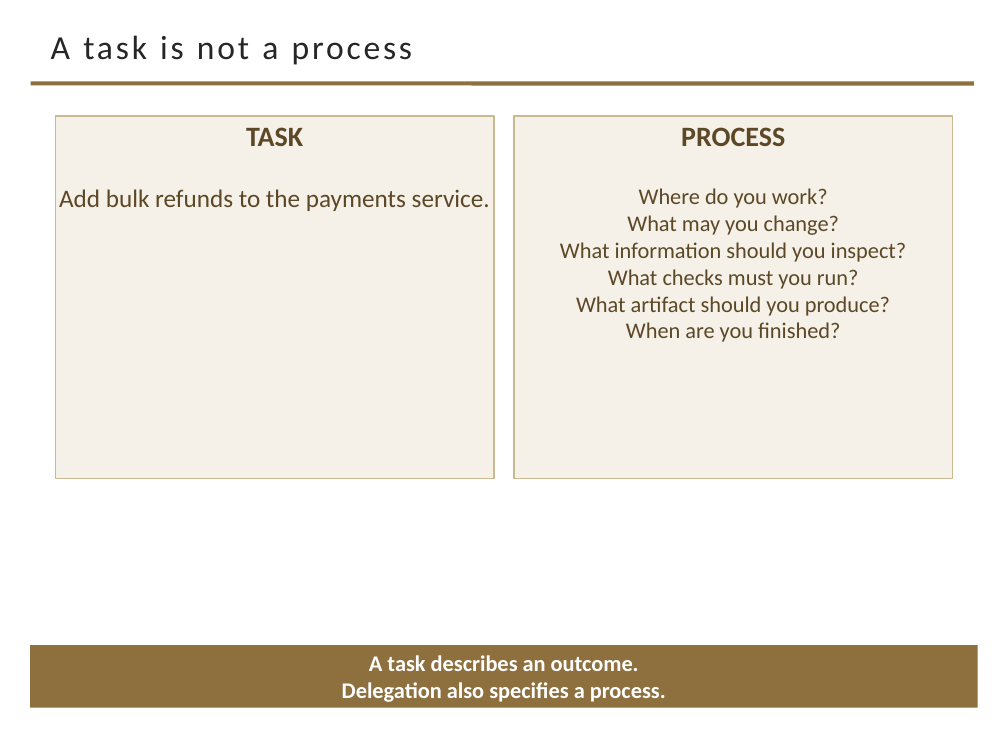
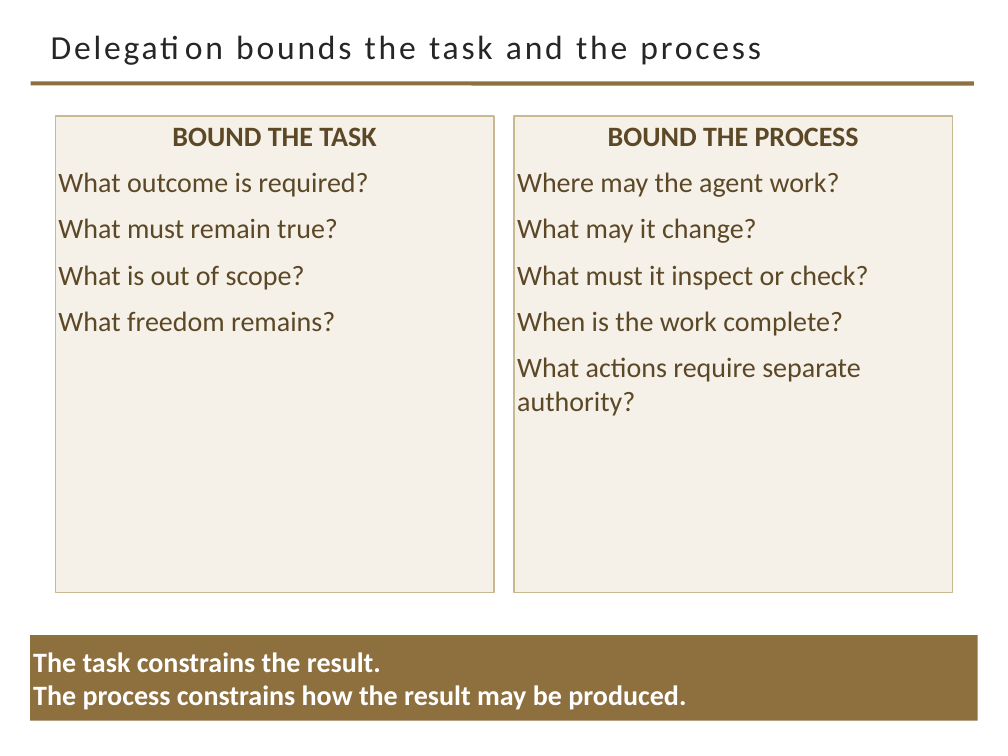
Before and after one commit to davisjam/model-based-agentic-software-engineering, a slide deck: slide 7 of course/lectures/act-2-delegation-and-control/03-alignment/2-3-Alignment.pptx. Drawn at 1008x756 pixels with LibreOffice and Linux fonts; fonts in the diff are those of the drawing; background and template pictures are left out. Boxes give left, top, right and bottom in pixels: in the first picture for what was removed or moved away, otherwise in the second. Text is boxed around its words. In the diff, an @@ line names an element or a change of style, - is before the commit and + after.

```diff
--- a/course/lectures/act-2-delegation-and-control/03-alignment/2-3-Alignment.pptx
+++ b/course/lectures/act-2-delegation-and-control/03-alignment/2-3-Alignment.pptx
@@ title at bbox=[236, 35, 761, 65]: text changed @@
-A task is not a process
+Delegation bounds the task and the process
@@ rectangle removed at bbox=[55, 116, 494, 479] @@
-TASK
-Add bulk refunds to the payments service.
@@ rectangle added at bbox=[55, 116, 494, 593], fill #F5F1E8, outline #C9B991 1 pt, 20 pt, text #5C4826 @@
+BOUND THE TASK
+What outcome is required?
+What must remain true?
+What is out of scope?
+What freedom remains?
@@ rectangle "BOUND THE PROCESS": place and size @@
-rectangle "BOUND THE PROCESS" at bbox=[514, 116, 953, 479]
+rectangle "BOUND THE PROCESS" at bbox=[514, 116, 953, 593]
@@ text in rectangle at bbox=[517, 127, 868, 416]: text changed; size 16 to 20 pt @@
-PROCESS
-Where do you work?
-What may you change?
-What information should you inspect?
-What checks must you run?
-What artifact should you produce?
-When are you finished?
+BOUND THE PROCESS
+Where may the agent work?
+What may it change?
+What must it inspect or check?
+When is the work complete?
+What actions require separate authority?
@@ rectangle "The task constrains the result.": place and size @@
-rectangle "The task constrains the result." at bbox=[30, 645, 978, 708]
+rectangle "The task constrains the result." at bbox=[30, 635, 978, 721]
@@ text in rectangle at bbox=[33, 652, 686, 710]: text changed; size 16 to 20 pt @@
-A task describes an outcome.
-Delegation also specifies a process.
+The task constrains the result.
+The process constrains how the result may be produced.
```
Also in this commit, not shown: 5 other slides changed.
